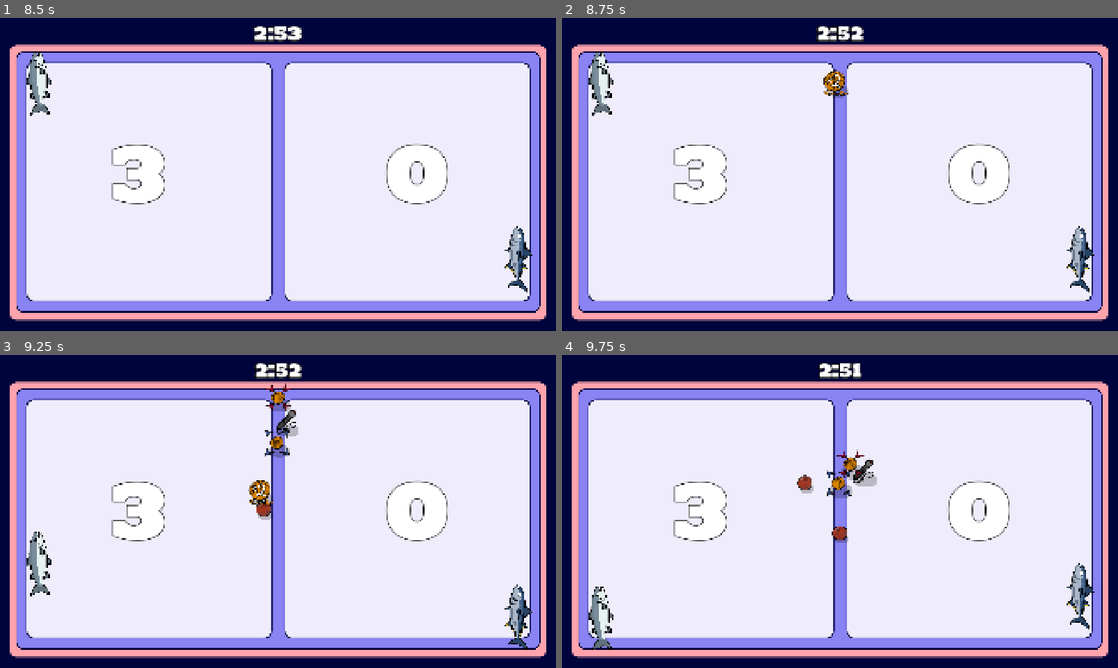
Above: before the commit, frames 1-4 (two rows, left to right).
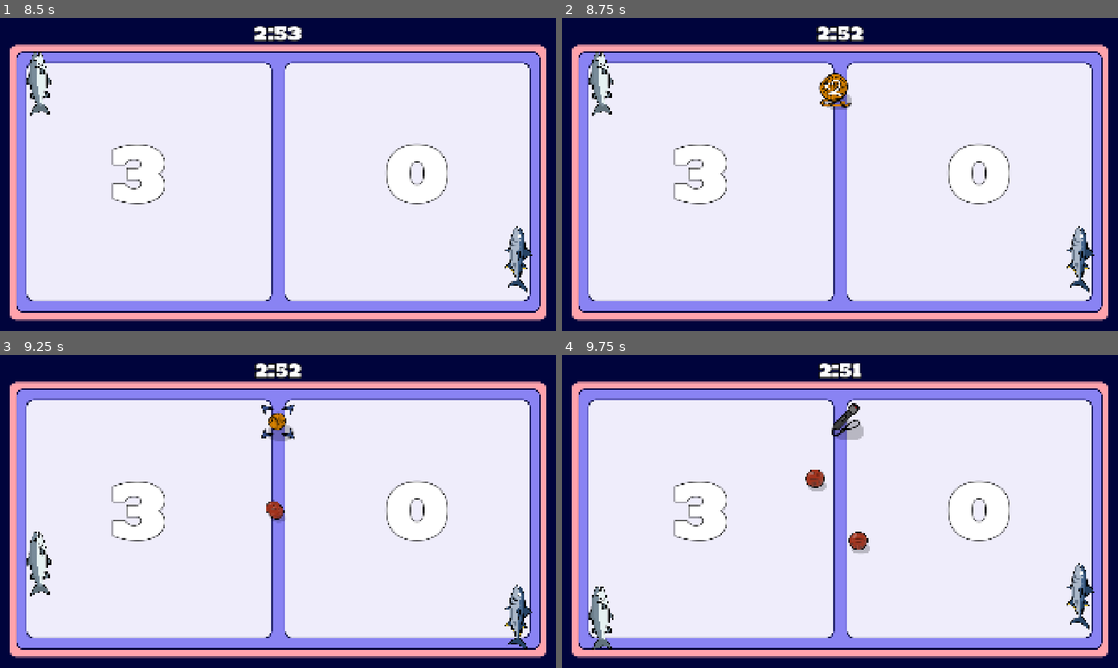
Above: after the commit, the same moments.

Repository: Jurinich/GDSG-WS-semester-project
Game: Godot game, scene res://scenes/main_menu.tscn
Same seed, same stepped clock (60 frames per second), same inputs: the game is played once before the commit and once after it.
Inputs (mouse positions are in pixels of both pictures, inside the frame that each line leads up to):
- Up to frame 1 (8.5 s): click "Start Game" at 0.5 s; tap Enter at 1.25 s; move the mouse to (400, 158) at 1.27 s; hold W (upP1) 1.28-2.03 s; hold Down (downP2) 1.28-2.03 s; move the mouse to (166, 190) at 2.02 s; hold S (downP1) 2.03-2.78 s; tap Up (upP2) every 1.5 s from 2.1 to 8.1 s; move the mouse to (333, 105) at 2.77 s; hold Down (downP2) 2.78-3.53 s; hold W (upP1) 2.78-4.28 s; move the mouse to (250, 237) at 3.52 s; move the mouse to (444, 221) at 4.27 s; hold Down (downP2) 4.28-5.03 s; hold S (downP1) 4.28-6.53 s; move the mouse to (111, 127) at 5.02 s; move the mouse to (305, 174) at 5.77 s; hold Down (downP2) 5.78-6.53 s; tap Space at 6.5 s; move the mouse to (194, 96) at 6.52 s; hold W (upP1) from 6.53 s (still down); move the mouse to (400, 158) at 7.27 s; hold Down (downP2) 7.28-8.03 s; move the mouse to (166, 190) at 8.02 s
- Up to frame 2 (8.75 s): keep holding W (upP1)
- Up to frame 3 (9.25 s): move the mouse to (333, 442) at 8.77 s; release W (upP1) at 8.78 s; hold S (downP1) from 8.78 s (still down); hold Down (downP2) from 8.78 s (still down)
- Up to frame 4 (9.75 s): keep holding S (downP1); move the mouse to (812, 574) at 9.52 s; release Down (downP2) at 9.53 s; tap Up (upP2) at 9.6 s

Frame 1 is identical in both runs. In frame 2, 0.5% of the frame differs, in the area x 46-53%, y 16-30%; in frame 3, 1.4%; in frame 4, 1.7%, in the area x 42-57%, y 15-64%.

Commit message:
items collide with eachother

Diff:
--- a/gdsg-semester-project-w-2025-/scenes/CollectibleItem.tscn
+++ b/gdsg-semester-project-w-2025-/scenes/CollectibleItem.tscn
@@ -3,19 +3,30 @@
 [ext_resource type="Script" uid="uid://b3uuowwhpbj1f" path="res://scripts/items/collectible_item.gd" id="1_8id85"]
 [ext_resource type="Texture2D" uid="uid://bbrbfitp00t4k" path="res://assets/sprites/Items/shadow.png" id="2_s1fmu"]
 
-[sub_resource type="CircleShape2D" id="CircleShape2D_bx46p"]
-radius = 50.0
+[sub_resource type="CircleShape2D" id="CircleShape2D_uaxfv"]
+radius = 76.05919
 
-[node name="Item" type="Area2D" unique_id=2033469594]
+[sub_resource type="CircleShape2D" id="CircleShape2D_s1fmu"]
+radius = 62.008064
+
+[node name="Item" type="CharacterBody2D" unique_id=2045909352]
+collision_layer = 16
+collision_mask = 24
 script = ExtResource("1_8id85")
 tex_scale = 0.75
 
-[node name="CollisionShape2D" type="CollisionShape2D" parent="." unique_id=1165437942]
-shape = SubResource("CircleShape2D_bx46p")
-
-[node name="Shadow" type="Sprite2D" parent="CollisionShape2D" unique_id=598651249]
+[node name="Shadow" type="Sprite2D" parent="." unique_id=598651249]
 self_modulate = Color(0, 0, 0, 0.38039216)
 position = Vector2(10, 10)
 texture = ExtResource("2_s1fmu")
 
-[node name="Sprite2D" type="Sprite2D" parent="CollisionShape2D" unique_id=145808513]
+[node name="Sprite2D" type="Sprite2D" parent="." unique_id=145808513]
+
+[node name="PickupArea" type="Area2D" parent="." unique_id=1582210993]
+collision_layer = 0
+
+[node name="CollisionShape2D" type="CollisionShape2D" parent="PickupArea" unique_id=1966674776]
+shape = SubResource("CircleShape2D_uaxfv")
+
+[node name="CollisionShape2D" type="CollisionShape2D" parent="." unique_id=2072274311]
+shape = SubResource("CircleShape2D_s1fmu")
--- a/gdsg-semester-project-w-2025-/scenes/game.tscn
+++ b/gdsg-semester-project-w-2025-/scenes/game.tscn
@@ -80,6 +80,7 @@
 [node name="TopWall" type="StaticBody2D" parent="Top_Bottom wall" unique_id=755887784]
 position = Vector2(960, 51)
 collision_layer = 8
+collision_mask = 17
 
 [node name="CollisionShape2D" type="CollisionShape2D" parent="Top_Bottom wall/TopWall" unique_id=2021686217]
 position = Vector2(0, 54)
@@ -89,6 +90,7 @@
 [node name="BotWall" type="StaticBody2D" parent="Top_Bottom wall" unique_id=1377988727]
 position = Vector2(960, 1080)
 collision_layer = 8
+collision_mask = 17
 
 [node name="CollisionShape2D" type="CollisionShape2D" parent="Top_Bottom wall/BotWall" unique_id=1409367302]
 position = Vector2(0, -52)
--- a/gdsg-semester-project-w-2025-/scripts/items/collectible_item.gd
+++ b/gdsg-semester-project-w-2025-/scripts/items/collectible_item.gd
@@ -1,37 +1,46 @@
-extends Area2D
+extends CharacterBody2D
 class_name CollectibleItem
 
 @export var tex_scale: float = 1.0
 
-@onready var sprite : Sprite2D = $CollisionShape2D/Sprite2D
-@onready var shadow : Sprite2D = $CollisionShape2D/Shadow
+@onready var sprite : Sprite2D = $Sprite2D
+@onready var shadow : Sprite2D = $Shadow
 @onready var player_1: CharacterBody2D = $"../../Player1"
 
 @export var animation_speed : float = 0.003
 @export var animation_bounce_range : float = 5.0
 @export var animation_shadow_scale : float = 0.1
 
+@onready var pickup_area: Area2D = $PickupArea
+
 var item_data : ItemData
-
-var velocity: Vector2 = Vector2.ZERO
 @export var friction: float = 200.0
 
 func _ready() -> void:
-	body_entered.connect(_on_body_entered)
+	pickup_area.body_entered.connect(_on_body_entered)
 
 func setup(_item_data : ItemData):
 	item_data = _item_data
 	sprite.texture = item_data.sprite
 	$CollisionShape2D.scale = Vector2.ONE * tex_scale
+	$PickupArea.scale = Vector2.ONE * tex_scale
 
 func shoot(initial_velocity: Vector2):
 	velocity = initial_velocity
 
-func _process(delta: float) -> void:
+func _physics_process(delta: float) -> void:
+	if velocity.length() > 0:
+		var collision = move_and_collide(velocity * delta)
 
-	if velocity.length() > 0:
-		position += velocity * delta
-		velocity = velocity.move_toward(Vector2.ZERO, friction * delta)
+		if collision:
+			var collider = collision.get_collider()
+			if collider is CollectibleItem:
+				collider.velocity -= collision.get_normal() * (velocity.length() * 0.5)
+
+			velocity = velocity.bounce(collision.get_normal()) * 0.9
+		else:
+			velocity = velocity.move_toward(Vector2.ZERO, friction * delta)
+
 
 	var value = sin(animation_speed * Time.get_ticks_msec())
 	sprite.position.y = value * animation_bounce_range
--- a/gdsg-semester-project-w-2025-/scripts/items/item_spawner.gd
+++ b/gdsg-semester-project-w-2025-/scripts/items/item_spawner.gd
@@ -10,11 +10,11 @@
 
 @export var min_items_to_spawn: int = 3
 @export var max_items_to_spawn: int = 5
-@export var delay_between_spawns: float = 0.2
+@export var delay_between_spawns: float = 0.5
 
 @export_range(-360.0, 360.0) var shoot_angle_degrees: float = 90.0
-@export var min_shoot_speed: float = 250.0
-@export var max_shoot_speed: float = 600.0
+@export var min_shoot_speed: float = 600.0
+@export var max_shoot_speed: float = 1000.0
 @export var spread_degrees: float = 45.0
 
 @onready var powerup_spawn: AudioStreamPlayer = $"/root/Game/powerup spawn"
